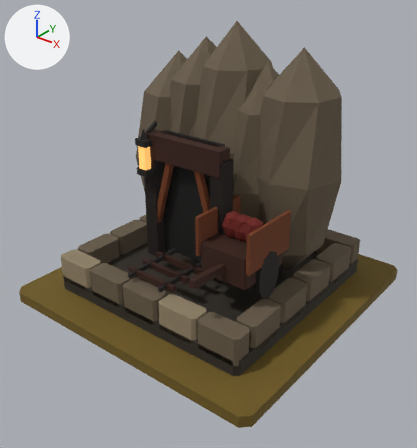
Two versions of the glTF model art/emberglass_t4/emberglass_t4.glb, one commit apart.
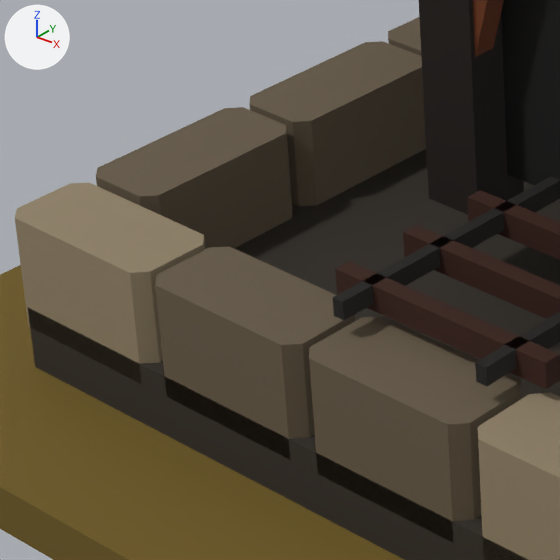
Each version is shown whole from a 50 mm camera at (1.45, -1.86, 1.48) aimed at (0.04, -0.1, 0.39), then close up on the part from 14% to 42% of the width and 47% to 74% of the height. Every picture has the same lights, and +X, +Y and +Z are marked at upper left. The older version's two pictures come first.

In view in the first close-up: 'MMR | emberglass | T04 Architecture.001', 'MMR | emberglass | Tier 04 Ground.001'.
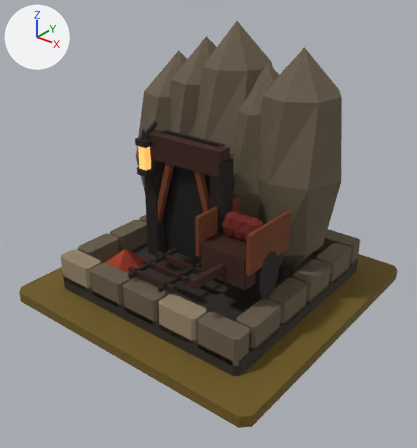
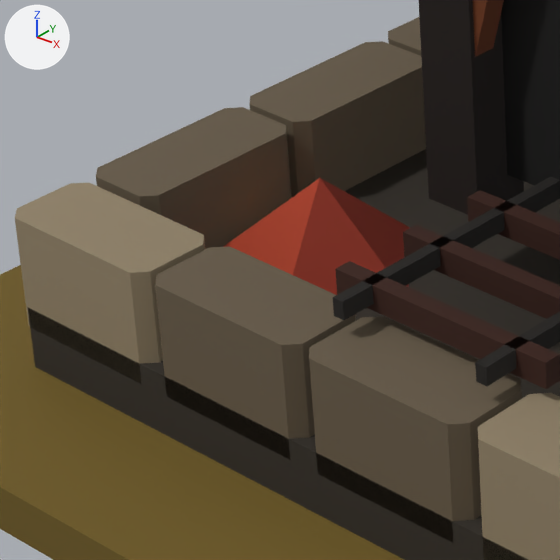
Edits to the bpy script that builds the scene:
```text
Add me_mmr___emberglass___t04_autumn_dressing_001:
    me_mmr___emberglass___t04_autumn_dressing_001.from_pydata(...)  # 6 vertices, 5 faces; spans x -0.419..-0.198, y -0.358..-0.152, z 0.063..0.163
    me_mmr___emberglass___t04_autumn_dressing_001.materials.append(mat_mmr___shared_palette_atlas)  # picture img_mmr_shared_color_palette_64
Add ob_mmr___emberglass___t04_autumn_dressing_001:
    ob_mmr___emberglass___t04_autumn_dressing_001 = bpy.data.objects.new('MMR | emberglass | T04 Autumn Dressing.001', me_mmr___emberglass___t04_autumn_dressing_001)
    ob_mmr___emberglass___t04_autumn_dressing_001.location = (0.0, 0.0, 0.05)
```

What differs and where, as boxes [x1, y1, x2, y2] in the close-ups (560 x 560 px):
'MMR | emberglass | T04 Autumn Dressing.001', added (red): after [223, 178, 410, 295]
